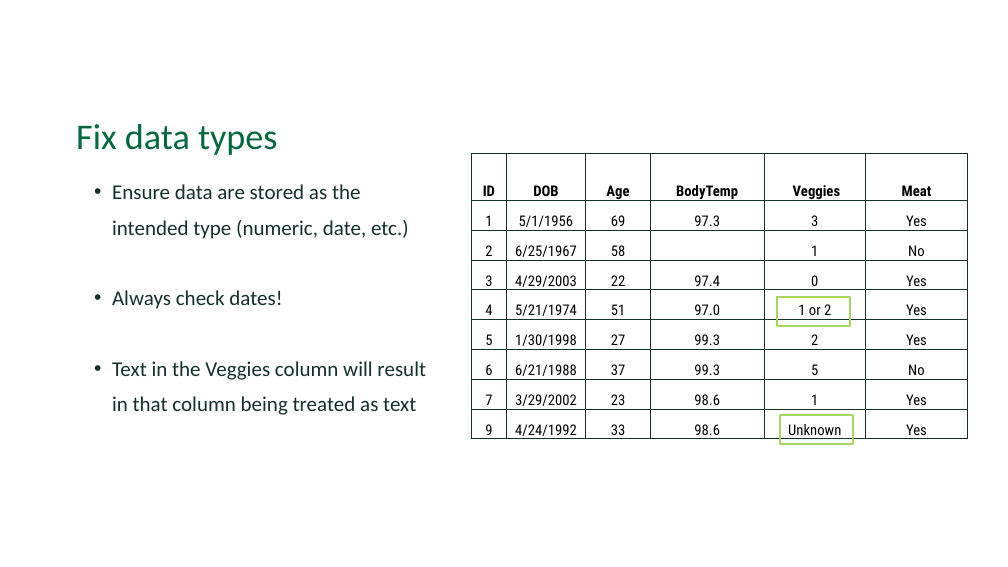
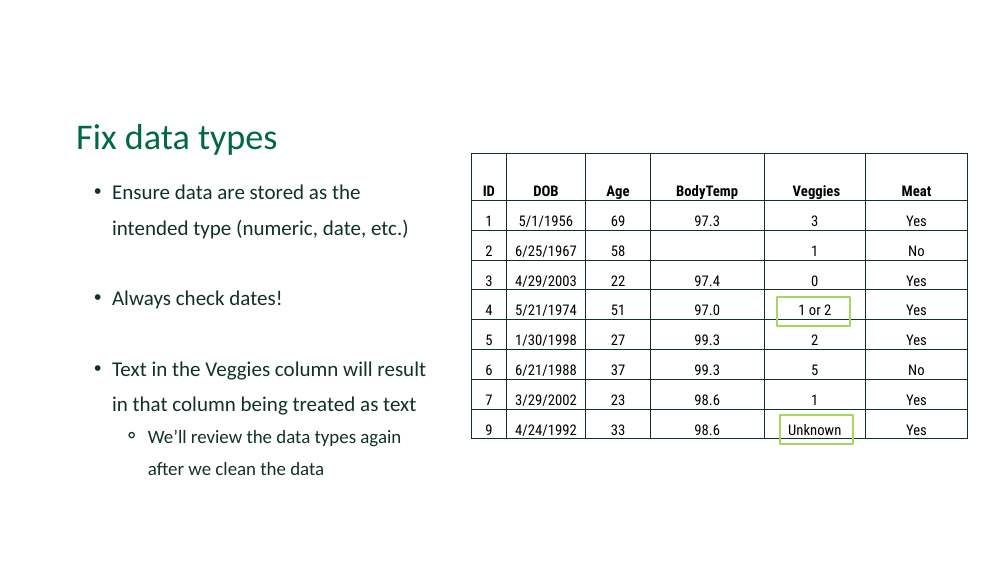
Before and after one commit to Dartmouth-Libraries/r_research-fundamentals_ws, a slide deck: slide 25 of slides/03a_Data-Cleaning.pptx (slide 24 before the commit). Drawn at 1008x567 pixels with LibreOffice and Linux fonts; fonts in the diff are those of the drawing; background and template pictures are left out. Boxes give left, top, right and bottom in pixels: in the first picture for what was removed or moved away, otherwise in the second. Text is boxed around its words. In the diff, an @@ line names an element or a change of style, - is before the commit and + after.

Commit message:
3a data cleaning slide updates

```diff
--- a/slides/03a_Data-Cleaning.pptx
+++ b/slides/03a_Data-Cleaning.pptx
@@ text at [148, 430, 401, 475]: paragraph added @@
+    ⚬ We’ll review the data types again after we clean the data
```
Also in this commit, not shown: 2 other slides changed, 4 slides added, 2 slides removed.
